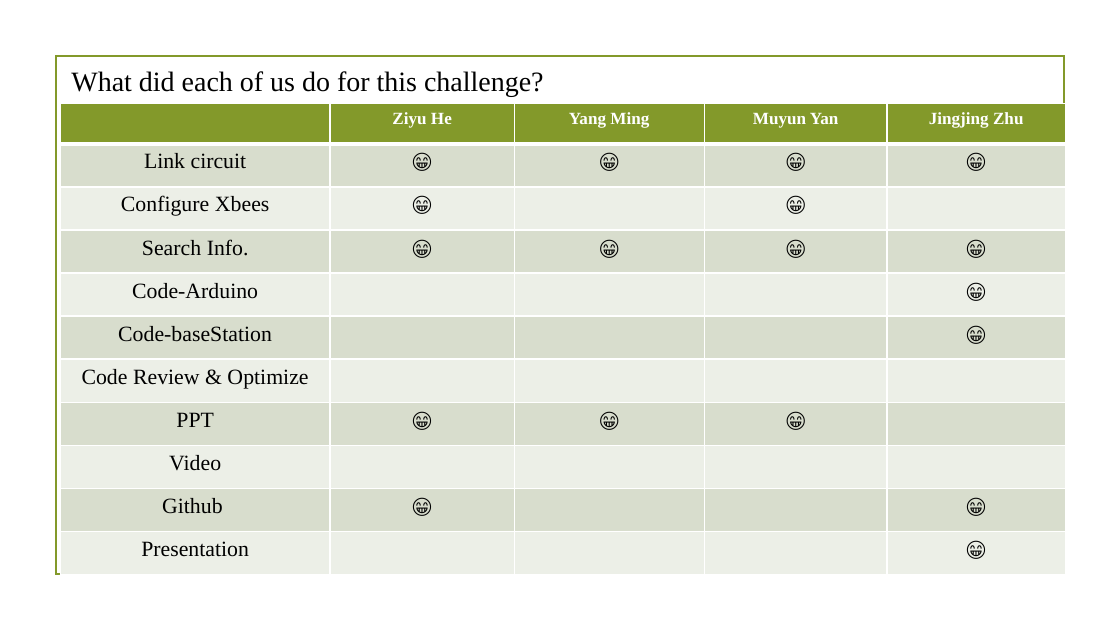
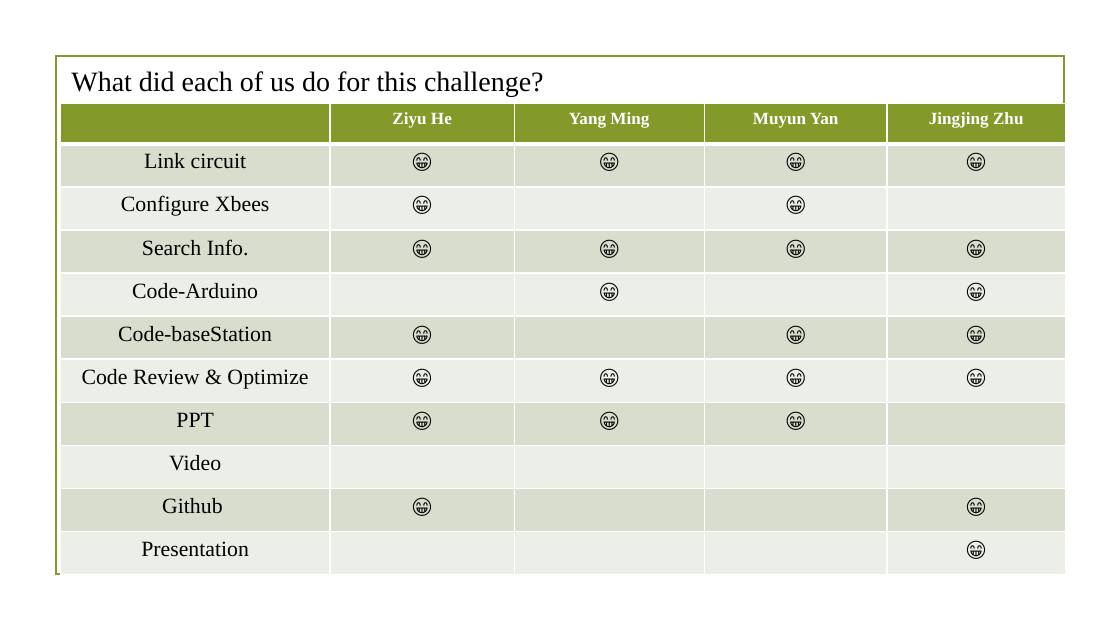
Before and after one commit to xuanmo0213/EC544_Group1_Fall2016, a slide deck: slide 3 of Challenge 1/PPT/Challenge1_Group1_EC544.pptx. Drawn at 1120x630 pixels with LibreOffice and Linux fonts; fonts in the diff are those of the drawing; background and template pictures are left out. Boxes give left, top, right and bottom in pixels: in the first picture for what was removed or moved away, otherwise in the second. Text is boxed around its words. In the diff, an @@ line names an element or a change of style, - is before the commit and + after.

Commit message:
little different

```diff
--- a/Challenge 1/PPT/Challenge1_Group1_EC544.pptx
+++ b/Challenge 1/PPT/Challenge1_Group1_EC544.pptx
@@ table at (x1=60, y1=103, x2=1065, y2=575) @@
-row 5, column 3: 
+row 5, column 3: 😁
-row 6, column 2: 
+row 6, column 2: 😁
-row 6, column 4: 
+row 6, column 4: 😁
-row 7: Code Review & Optimize |  |  |  | 
+row 7: Code Review & Optimize | 😁 | 😁 | 😁 | 😁
```
